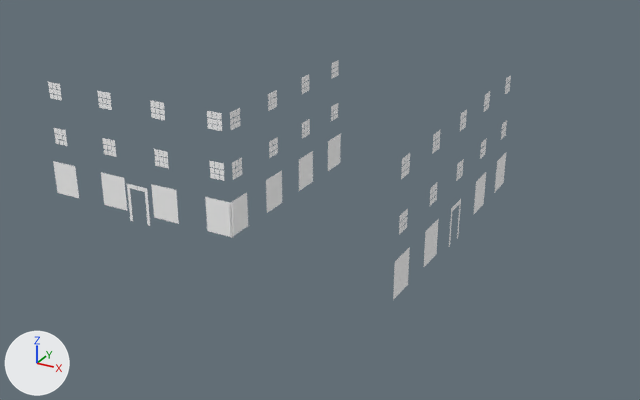
Renders of the OBJ model Games/GuruttoWorld/Assets/Models/Sunrise/District/Baked/Block-1-10.obj from each side of a commit.
The view is the same before and after, from a 50 mm camera at (30.0, -12.5, 23.6) aimed at (5.9, 31.4, 1.6). Arrows for +X, +Y and +Z are at lower left; the lights stay in place. The older version comes first. Where no turn or scale is listed for an object, it has been applied to the vertices.

Names of what the first picture shows: 'Block-1-10'.
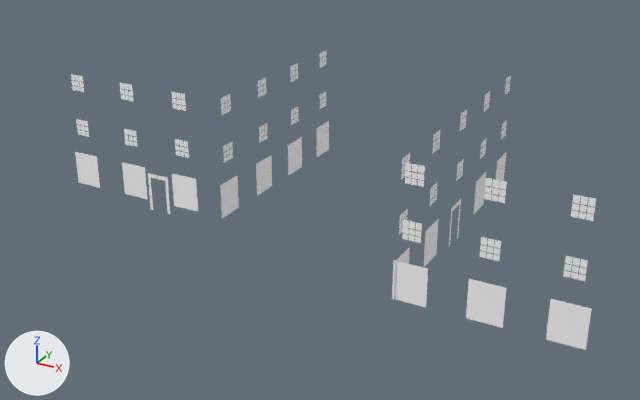
The change, as a diff of the scene's bpy script:
```diff
--- a/Games/GuruttoWorld/Assets/Models/Sunrise/District/Baked/Block-1-10.obj.py
+++ b/Games/GuruttoWorld/Assets/Models/Sunrise/District/Baked/Block-1-10.obj.py
@@ me_block_1_10 @@
 # used by ob_block_1_10; location = (0.0, 0.0, 0.0)
-me_block_1_10.from_pydata(...)  # 1016 vertices, 516 faces; spans x -10.9..14.2, y 24.1..41.9, z 0.0..8.2
+me_block_1_10.from_pydata(...)  # 1168 vertices, 592 faces; spans x -10.9..23.9, y 24.1..41.9, z 0.0..8.2
+# me_block_1_10 part 1: the loose piece of 4 vertices spanning x -10.9..-9.1, y 26.2, z 0.6..2.8 is moved by (0.0, 2.0, 0.0)
+# me_block_1_10 part 2: the loose piece of 4 vertices spanning x -6.9..-5.1, y 26.2, z 0.6..2.8 is moved by (0.0, 2.0, 0.0)
+# me_block_1_10 part 3: the loose piece of 8 vertices spanning x -4.8..-4.0, y 26.1, z 0.0..2.6 is moved by (0.0, 2.0, 0.0)
+# me_block_1_10 part 4: the loose piece of 8 vertices spanning x -4.0..-3.2, y 26.1, z 0.0..2.6 is moved by (0.0, 2.0, 0.0)
+# me_block_1_10 part 5: the loose piece of 4 vertices spanning x -2.9..-1.1, y 26.2, z 0.6..2.8 is moved by (0.0, 2.0, 0.0)
+# me_block_1_10 part 6: the loose piece of 4 vertices spanning x -10.2..-9.9, y 26.2, z 4.8..5.2 is moved by (0.0, 2.0, 0.0)
+# me_block_1_10 part 7: the loose piece of 4 vertices spanning x -10.5..-10.2, y 26.2, z 4.8..5.2 is moved by (0.0, 2.0, 0.0)
+# me_block_1_10 part 8: the loose piece of 4 vertices spanning x -9.8..-9.5, y 26.2, z 4.8..5.2 is moved by (0.0, 2.0, 0.0)
+# me_block_1_10 part 9: the loose piece of 4 vertices spanning x -6.2..-5.9, y 26.2, z 4.8..5.2 is moved by (0.0, 2.0, 0.0)
+# me_block_1_10 part 10: the loose piece of 4 vertices spanning x -6.5..-6.2, y 26.2, z 4.8..5.2 is moved by (0.0, 2.0, 0.0)
+# me_block_1_10 part 11: the loose piece of 4 vertices spanning x -5.8..-5.5, y 26.2, z 4.8..5.2 is moved by (0.0, 2.0, 0.0)
+# me_block_1_10 part 12: the loose piece of 4 vertices spanning x -2.2..-1.9, y 26.2, z 4.8..5.2 is moved by (0.0, 2.0, 0.0)
+# me_block_1_10 part 13: the loose piece of 4 vertices spanning x -2.5..-2.2, y 26.2, z 4.8..5.2 is moved by (0.0, 2.0, 0.0)
+# me_block_1_10 part 14: the loose piece of 4 vertices spanning x -1.8..-1.5, y 26.2, z 4.8..5.2 is moved by (0.0, 2.0, 0.0)
+# me_block_1_10 part 15: the loose piece of 4 vertices spanning x -1.8..-1.5, y 26.2, z 4.1..4.5 is moved by (0.0, 2.0, 0.0)
+# me_block_1_10 part 16: 124 loose pieces with 496 vertices, spanning x -10.5..2.9, y 26.1..39.9, z 0.6..8.2, are deleted
+# me_block_1_10 part 17: 420 vertices added at x -10.5..0.8, y 28.1..41.9, z 0.6..8.2
+# me_block_1_10 part 18: 228 vertices added at x 14.1..23.9, y 24.2, z 0.6..8.2
+# other edits to the shape of me_block_1_10 do not show in these pictures
 me_block_1_10.materials.append(mat_white)
```

Where the change shows, as pixel boxes [x1, y1, x2, y2] in the pictures (640 x 400 px; the box of a moved part takes in the faces that stretch with it):
'Block-1-10', reshaped (13% wider, 25% taller): before [48, 60, 511, 300]; after [71, 50, 596, 350]
part 1 of me_block_1_10, moved or reshaped: before [53, 161, 79, 198]; after [75, 152, 100, 188]
part 2 of me_block_1_10, moved or reshaped: before [101, 172, 127, 210]; after [122, 162, 148, 199]
part 3 of me_block_1_10, moved or reshaped: before [127, 184, 137, 221]; after [148, 173, 158, 210]
part 4 of me_block_1_10, moved or reshaped: before [137, 186, 150, 226]; after [158, 175, 170, 214]
part 5 of me_block_1_10, moved or reshaped: before [151, 184, 179, 224]; after [172, 174, 198, 212]
part 6 of me_block_1_10, moved or reshaped: before [58, 129, 62, 135]; after [80, 120, 84, 126]
part 7 of me_block_1_10, moved or reshaped: before [54, 128, 58, 134]; after [76, 119, 80, 125]
part 8 of me_block_1_10, moved or reshaped: before [62, 129, 66, 136]; after [84, 121, 88, 127]
part 9 of me_block_1_10, moved or reshaped: before [107, 139, 111, 145]; after [128, 129, 132, 136]
part 10 of me_block_1_10, moved or reshaped: before [102, 138, 107, 145]; after [124, 129, 128, 135]
part 11 of me_block_1_10, moved or reshaped: before [111, 140, 115, 146]; after [132, 130, 137, 137]
part 12 of me_block_1_10, moved or reshaped: before [159, 150, 163, 157]; after [179, 140, 184, 147]
part 13 of me_block_1_10, moved or reshaped: before [154, 149, 159, 156]; after [175, 139, 179, 146]
part 14 of me_block_1_10, moved or reshaped: before [163, 151, 168, 158]; after [184, 141, 188, 147]
part 15 of me_block_1_10, moved or reshaped: before [164, 163, 169, 169]; after [184, 152, 189, 158]
part 16 of me_block_1_10, deleted: before [48, 60, 341, 238]
part 17 of me_block_1_10, added: after [71, 50, 329, 218]
part 18 of me_block_1_10, added: after [392, 163, 596, 350]
